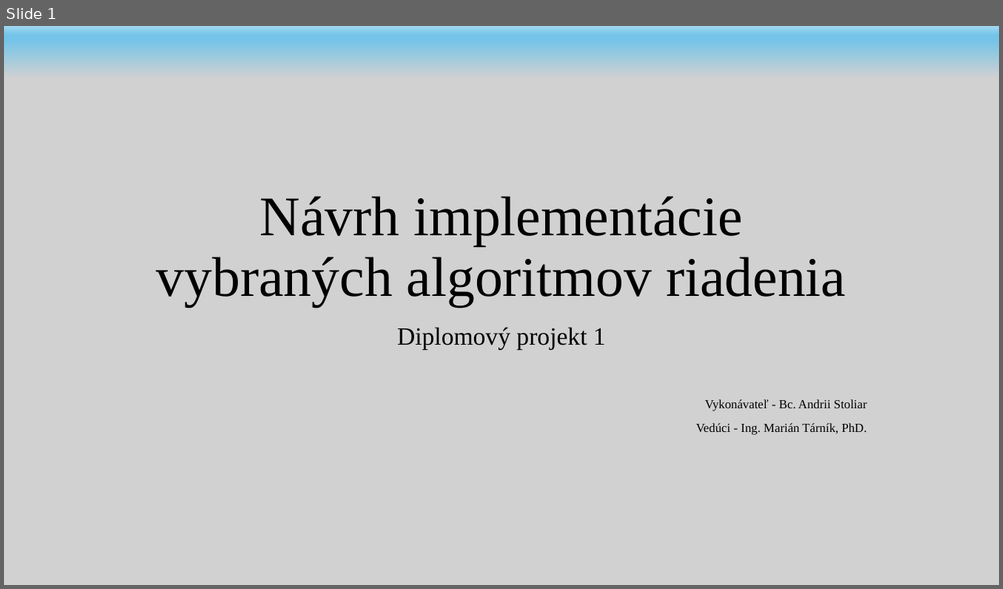
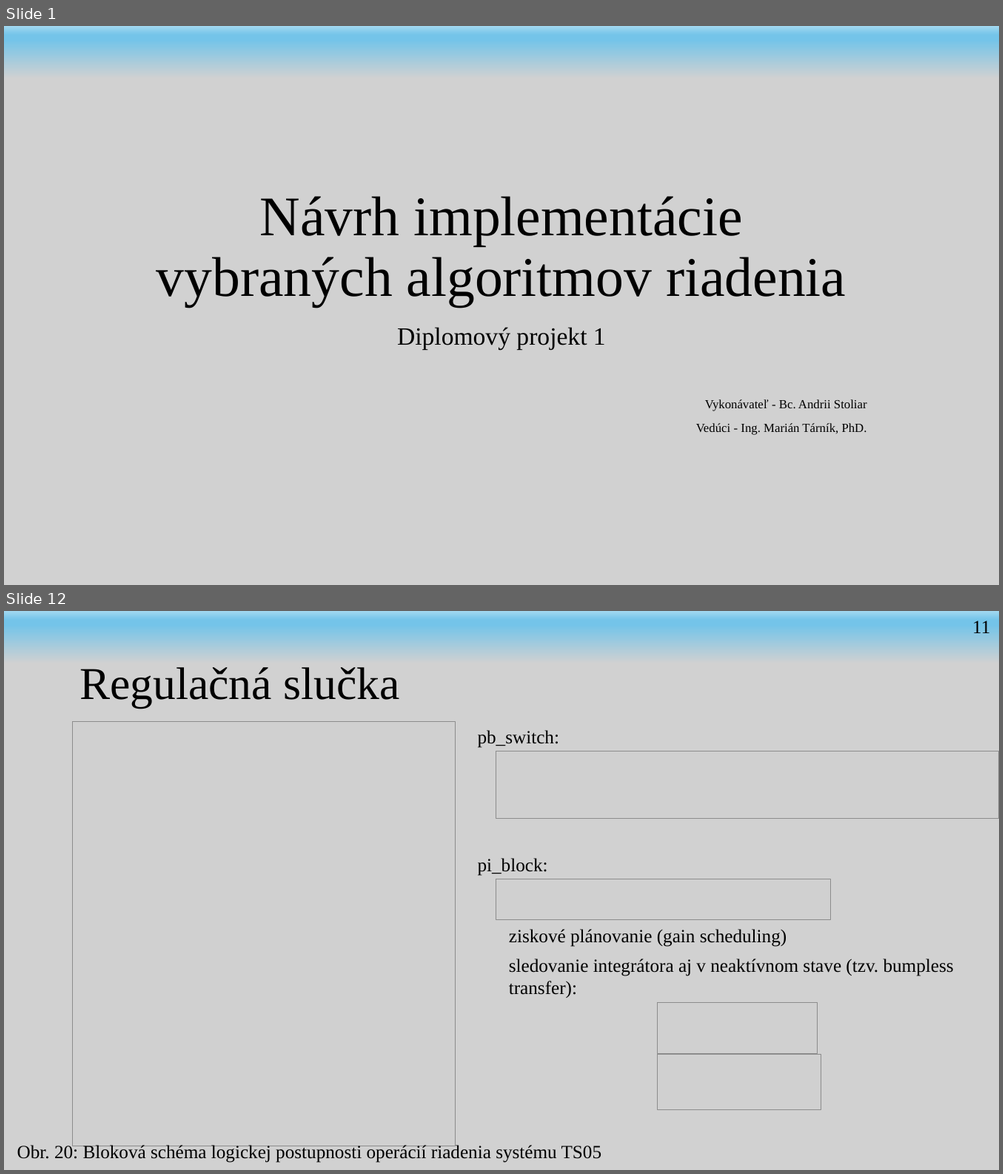
Before and after one commit to andrii-stoliar/DP-Stoliar, a slide deck: Prez/DP1-prez.potx. Shown one above the other, each under a label of ours: slide 1 before the commit, slides 1 and 12 after it; the slides between them are not shown. The pictures are 1003x589 and 1003x1174 pixels, drawn with LibreOffice and Linux fonts; fonts in the diff are those of the drawing; grey boxes stand for pictures; background and template pictures are left out. Boxes give left, top, right and bottom in pixels: in the first picture for what was removed or moved away, otherwise in the second. Text is boxed around its words. In the diff, an @@ line names an element or a change of style, - is before the commit and + after.

```diff
--- a/Prez/DP1-prez.potx
+++ b/Prez/DP1-prez.potx
@@ slide 12 added at (4, 611, 999, 1170), background #D1D1D1; not listed: 1 template element that a slide beside it also shows @@
@@ text added at (972, 621, 990, 633), 18 pt, text #000000 @@
+11
@@ text added at (79, 667, 399, 708), 44 pt, text #000000 @@
+Regulačná slučka
@@ picture added at (73, 721, 455, 1147) @@
@@ text added at (478, 730, 559, 748), 18 pt, text #000000 @@
+pb_switch:
@@ picture added at (495, 752, 999, 818) @@
@@ text added at (478, 858, 548, 876), 18 pt, text #000000 @@
+pi_block:
@@ picture added at (495, 880, 830, 920) @@
@@ text added at (509, 929, 786, 947), 18 pt, text #000000 @@
+ziskové plánovanie (gain scheduling)
@@ text added at (509, 959, 953, 998), 18 pt, text #000000 @@
+sledovanie integrátora aj v neaktívnom stave (tzv. bumpless transfer):
@@ picture added at (657, 1002, 817, 1054) @@
@@ picture added at (657, 1055, 821, 1111) @@
@@ text added at (17, 1144, 602, 1163), 18 pt, text #000000 @@
+Obr. 20: Bloková schéma logickej postupnosti operácií riadenia systému TS05
```
Also in this commit, not shown: 2 slides changed, 10 other slides added, 1 slide removed, 27 other files.
